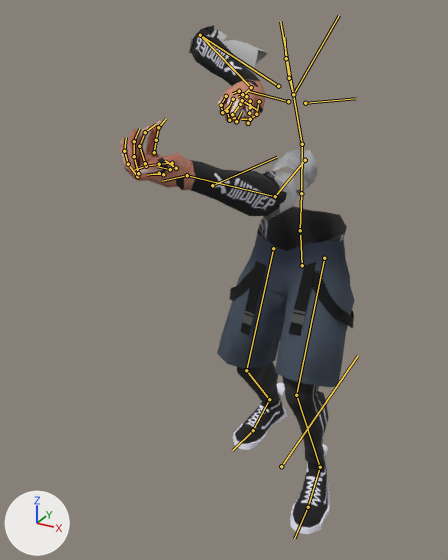
What one commit did to the FBX model Assets/6v6Shooter/Animations/[03] GunSpecific Animations/[Sniper] DSR FPS animations/DSR - 50 Cogh Animations.fbx.
The view is the same before and after, from a 50 mm lens placed at (0.752, -1.849, 1.685), pointed at (-0.128, -0.248, 0.885). The axes (+X, +Y, +Z) are drawn at lower left. The lights are the same throughout. Both versions are drawn at frame 47 of the action 'AN_FPS_DSR-50_CoghHFR'; the numbers are the values there. The bones that bend it are drawn over the model as lines.

In view in the first picture: 'SM_MaleBody_FPS', 'SM_Outfit1_Male_FPS'.
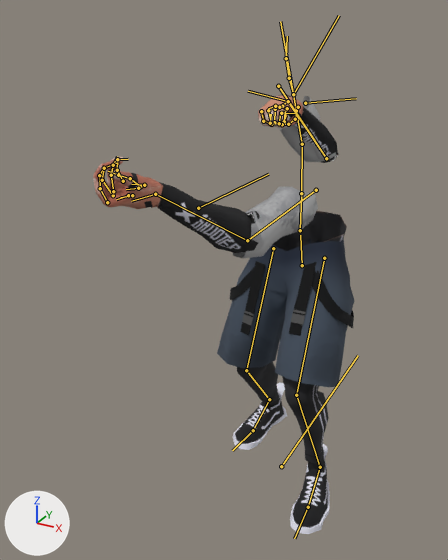
Where the change shows, as pixel boxes [x1, y1, x2, y2] in the pictures (448 x 560 px):
'SM_MaleBody_FPS', posed (12% wider, 13% shorter)
    before: [120, 28, 347, 534]
    after: [93, 94, 347, 534]
'SM_Outfit1_Male_FPS', posed (17% narrower, 19% shorter)
    before: [189, 26, 354, 387]
    after: [217, 96, 354, 387]
bone 'DEF-upper_arm.L', root to tip
    before: (305, 160) to (275, 196)
    after: (316, 190) to (247, 240)
bone 'DEF-forearm.L', root to tip
    before: (275, 196) to (187, 175)
    after: (247, 240) to (155, 194)
bone 'DEF-hand.L', root to tip
    before: (187, 175) to (162, 181)
    after: (155, 194) to (131, 201)
bone 'DEF-f_index.01.L', root to tip
    before: (137, 176) to (128, 164)
    after: (107, 202) to (100, 188)
bone 'DEF-f_index.02.L', root to tip
    before: (128, 164) to (124, 151)
    after: (100, 188) to (99, 175)
bone 'DEF-thumb.01.L', root to tip
    before: (172, 163) to (159, 164)
    after: (140, 186) to (130, 178)
bone 'DEF-thumb.02.L', root to tip
    before: (159, 164) to (146, 166)
    after: (130, 178) to (118, 175)
bone 'ORG-palm.02.L', root to tip
    before: (163, 174) to (151, 174)
    after: (132, 195) to (120, 197)
bone 'DEF-f_middle.01.L', root to tip
    before: (138, 173) to (134, 156)
    after: (113, 195) to (102, 180)
bone 'DEF-f_middle.02.L', root to tip
    before: (134, 156) to (134, 141)
    after: (102, 180) to (104, 168)
bone 'DEF-f_middle.03.L', root to tip
    before: (134, 141) to (139, 128)
    after: (104, 168) to (116, 163)
bone 'ORG-palm.03.L', root to tip
    before: (170, 169) to (157, 166)
    after: (138, 188) to (126, 189)
bone 'DEF-f_ring.01.L', root to tip
    before: (145, 163) to (139, 146)
    after: (113, 191) to (111, 175)
bone 'DEF-f_ring.02.L', root to tip
    before: (139, 146) to (145, 132)
    after: (111, 175) to (113, 165)
bone 'ORG-palm.04.L', root to tip
    before: (176, 168) to (165, 160)
    after: (144, 185) to (131, 184)
bone 'DEF-f_pinky.01.L', root to tip
    before: (154, 152) to (156, 140)
    after: (123, 181) to (117, 170)
bone 'DEF-f_pinky.02.L', root to tip
    before: (156, 140) to (158, 127)
    after: (117, 170) to (117, 159)
bone 'DEF-f_pinky.03.L', root to tip
    before: (158, 127) to (166, 118)
    after: (117, 159) to (128, 159)
bone 'DEF-upper_arm.R', root to tip
    before: (278, 86) to (200, 35)
    after: (278, 86) to (326, 158)
bone 'DEF-forearm.R', root to tip
    before: (200, 35) to (251, 87)
    after: (326, 158) to (288, 101)
bone 'DEF-hand.R', root to tip
    before: (251, 87) to (243, 95)
    after: (288, 101) to (280, 106)
bone 'DEF-f_index.01.R', root to tip
    before: (250, 107) to (249, 113)
    after: (286, 110) to (284, 121)
bone 'DEF-f_index.02.R', root to tip
    before: (249, 113) to (248, 123)
    after: (284, 121) to (284, 121)
bone 'DEF-thumb.01.R', root to tip
    before: (259, 101) to (256, 114)
    after: (298, 107) to (295, 119)
bone 'DEF-thumb.02.R', root to tip
    before: (256, 114) to (250, 119)
    after: (295, 119) to (288, 124)
bone 'DEF-f_middle.01.R', root to tip
    before: (240, 104) to (232, 114)
    after: (275, 109) to (274, 122)
bone 'DEF-f_middle.02.R', root to tip
    before: (232, 114) to (236, 121)
    after: (274, 122) to (282, 124)
bone 'DEF-f_ring.01.R', root to tip
    before: (233, 99) to (227, 111)
    after: (268, 110) to (271, 124)
bone 'ORG-palm.04.R', root to tip
    before: (239, 91) to (232, 93)
    after: (275, 106) to (268, 108)
bone 'DEF-f_pinky.01.R', root to tip
    before: (226, 96) to (221, 105)
    after: (261, 111) to (263, 121)
bone 'DEF-f_pinky.03.R', root to tip
    before: (222, 112) to (229, 106)
    after: (270, 123) to (271, 114)

What the commit changed:
Bone 'DEF-upper_arm.L' (bone_def_upper_arm_l) moves from (0.208, -0.049, 0.082) to (0.241, -0.025, 0.234).
Bone 'DEF-upper_arm.L' (bone_def_upper_arm_l) turns from (116, 8, 26) to (126, 33, 14) degrees about its own x, y and z.
Bone 'DEF-forearm.L' (bone_def_forearm_l) turns from (39, -18, 2) to (47, -12, 1) degrees about its own x, y and z.
Bone 'DEF-forearm.L' (bone_def_forearm_l) is rescaled from (1.0, 0.98, 1.02) to (1.0, 0.97, 1.03).
Bone 'DEF-hand.L' (bone_def_hand_l) turns from (8, -59, -37) to (-47, -50, 9) degrees about its own x, y and z.
Bone 'DEF-hand.L' (bone_def_hand_l) is rescaled from (0.99, 1.01, 0.99) to (0.98, 1.01, 1.01).
Bone 'DEF-f_index.01.L' (bone_def_f_index_01_l) turns from (63, 1, -2) to (76, 2, -3) degrees about its own x, y and z.
Bone 'DEF-f_index.02.L' (bone_def_f_index_02_l) turns from (9, -17, 5) to (10, -54, 22) degrees about its own x, y and z.
Bone 'DEF-thumb.01.L' (bone_def_thumb_01_l) turns from (20, 5, -29) to (-8, 0, -2) degrees about its own x, y and z.
Bone 'DEF-thumb.02.L' (bone_def_thumb_02_l) turns from (-5, -8, 7) to (-3, 22, -4) degrees about its own x, y and z.
Bone 'ORG-palm.02.L' (bone_org_palm_02_l) turns from (-3, 4, 15) to (-1, 2, 7) degrees about its own x, y and z.
Bone 'DEF-f_middle.01.L' (bone_def_f_middle_01_l) moves from (0.0, 0.0, 0.0) to (-0.011, -0.012, 0.009).
Bone 'DEF-f_middle.01.L' (bone_def_f_middle_01_l) turns from (67, 2, -3) to (57, -5, 9) degrees about its own x, y and z.
Bone 'DEF-f_middle.02.L' (bone_def_f_middle_02_l) turns from (4, -24, 7) to (29, -40, 14) degrees about its own x, y and z.
Bone 'DEF-f_middle.03.L' (bone_def_f_middle_03_l) turns from (7, 0, 0) to (38, 0, 0) degrees about its own x, y and z.
Bone 'ORG-palm.03.L' (bone_org_palm_03_l) turns from (-12, 10, 29) to (-5, 4, 14) degrees about its own x, y and z.
Bone 'DEF-f_ring.01.L' (bone_def_f_ring_01_l) turns from (45, -2, 5) to (72, -20, 28) degrees about its own x, y and z.
Bone 'DEF-f_ring.02.L' (bone_def_f_ring_02_l) turns from (27, -14, 4) to (-6, -57, 25) degrees about its own x, y and z.
Bone 'ORG-palm.04.L' (bone_org_palm_04_l) turns from (-27, 18, 40) to (-12, 7, 20) degrees about its own x, y and z.
Bone 'DEF-f_pinky.01.L' (bone_def_f_pinky_01_l) moves from (0.0, 0.0, 0.0) to (-0.001, -0.01, 0.014).
Bone 'DEF-f_pinky.01.L' (bone_def_f_pinky_01_l) turns from (42, -5, 12) to (37, -6, 17) degrees about its own x, y and z.
Bone 'DEF-f_pinky.02.L' (bone_def_f_pinky_02_l) turns from (8, -17, -1) to (41, -14, -1) degrees about its own x, y and z.
Bone 'DEF-f_pinky.03.L' (bone_def_f_pinky_03_l) turns from (8, 0, 0) to (42, 0, 0) degrees about its own x, y and z.
Bone 'DEF-upper_arm.R' (bone_def_upper_arm_r) turns from (52, 28, -59) to (-54, 53, 21) degrees about its own x, y and z.
Bone 'DEF-forearm.R' (bone_def_forearm_r) turns from (145, -13, 2) to (-1, -57, 171) degrees about its own x, y and z.
Bone 'DEF-forearm.R' (bone_def_forearm_r) is rescaled from (1.0, 0.98, 1.02) to (1.0, 0.99, 1.0).
Bone 'DEF-hand.R' (bone_def_hand_r) turns from (-72, -5, 34) to (60, 161, -25) degrees about its own x, y and z.
Bone 'DEF-hand.R' (bone_def_hand_r) is rescaled from (1.0, 0.98, 1.01) to (0.99, 0.99, 1.03).
Bone 'DEF-f_index.01.R' (bone_def_f_index_01_r) turns from (0, 0, 0) to (72, -18, 25) degrees about its own x, y and z.
Bone 'DEF-f_index.02.R' (bone_def_f_index_02_r) turns from (64, 0, 0) to (69, -32, 9) degrees about its own x, y and z.
Bone 'DEF-thumb.01.R' (bone_def_thumb_01_r) moves from (-0.002, 0.002, 0.006) to (-0.001, 0.001, 0.003).
Bone 'DEF-thumb.01.R' (bone_def_thumb_01_r) turns from (18, 4, -25) to (21, 9, -48) degrees about its own x, y and z.
Bone 'DEF-thumb.02.R' (bone_def_thumb_02_r) turns from (21, 0, -1) to (20, -22, 7) degrees about its own x, y and z.
Bone 'DEF-f_middle.01.R' (bone_def_f_middle_01_r) moves from (0.0, -0.001, 0.001) to (0.001, -0.001, -0.004).
Bone 'DEF-f_middle.01.R' (bone_def_f_middle_01_r) turns from (22, -3, 14) to (66, -17, 26) degrees about its own x, y and z.
Bone 'DEF-f_middle.02.R' (bone_def_f_middle_02_r) turns from (80, 7, -2) to (59, -3, 1) degrees about its own x, y and z.
Bone 'DEF-f_ring.01.R' (bone_def_f_ring_01_r) turns from (25, 0, 1) to (69, -14, 21) degrees about its own x, y and z.
Bone 'ORG-palm.04.R' (bone_org_palm_04_r) turns from (0, 0, 0) to (1, 9, -1) degrees about its own x, y and z.
Bone 'DEF-f_pinky.01.R' (bone_def_f_pinky_01_r) turns from (21, -1, 7) to (39, -10, 27) degrees about its own x, y and z.
Bone 'DEF-f_pinky.03.R' (bone_def_f_pinky_03_r) turns from (63, 0, 0) to (69, 0, 0) degrees about its own x, y and z.
